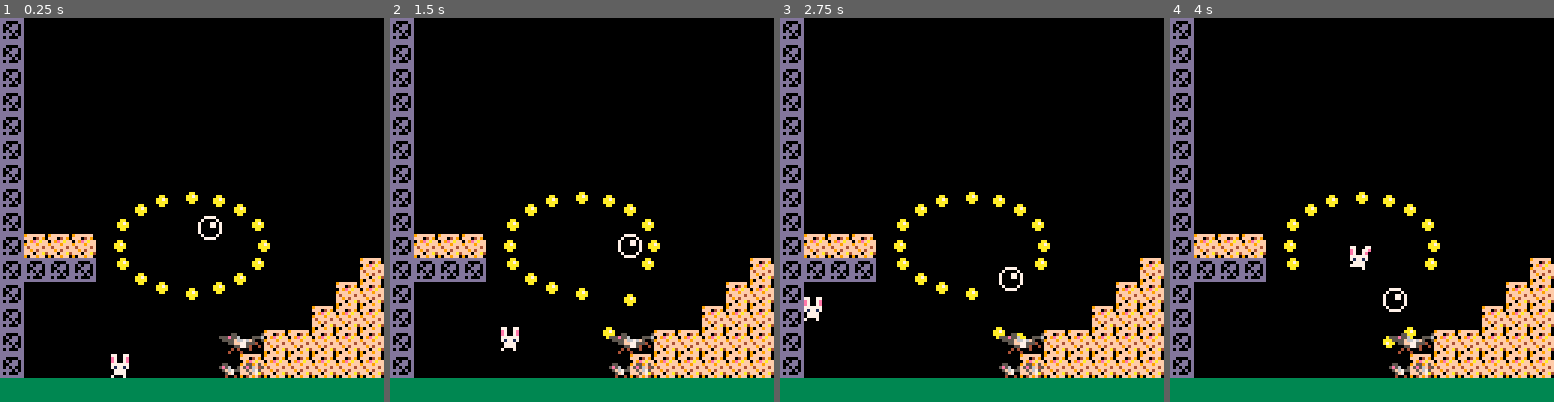
Above: before the commit, frames 1-4 (left to right).
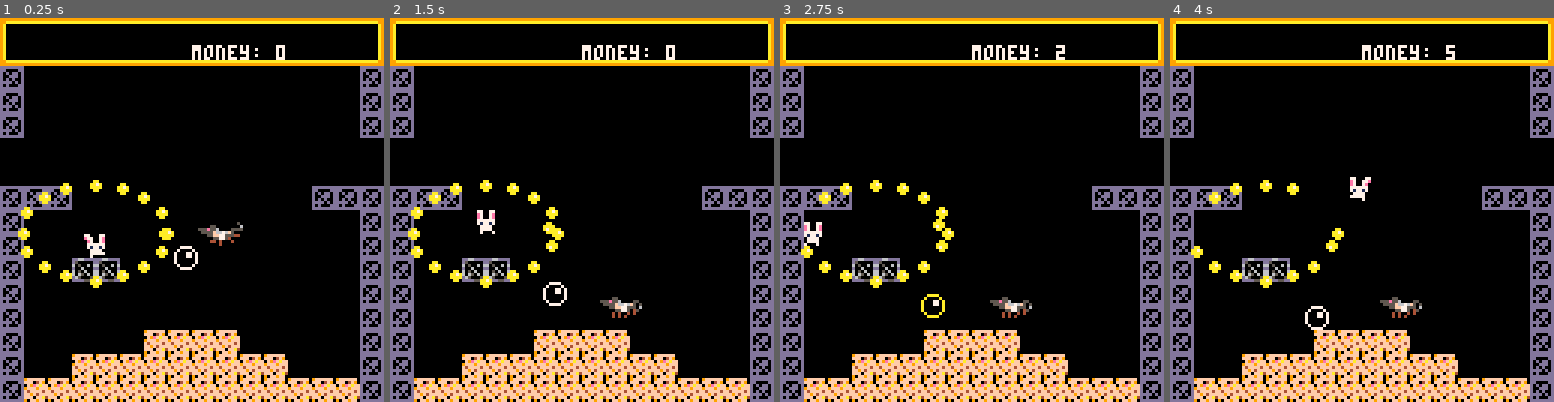
Above: after the commit, the same moments.

Repository: zvxr/shrimpkeeper
Game: PICO-8 cartridge shrimpkeeper.p8
Same seed, same stepped clock (60 frames per second), same inputs: the game is played once before the commit and once after it.
Inputs:
- Up to frame 1 (0.25 s): no input
- Up to frame 2 (1.5 s): tap X (X key) at 1.07 s
- Up to frame 3 (2.75 s): hold Left 1.97-2.37 s; tap X (X key) at 2.07, 2.4, 2.73 s
- Up to frame 4 (4 s): hold Right 2.87-3.53 s; tap X (X key) at 3.07, 3.4, 3.73 s

The runs differ from the first frame. In frame 1, 28% of the frame differs, in the area x 0-100%, y 0-100%; in frame 2, 28%; in frame 3, 28%; in frame 4, 27%.

Commit message:
add money and better physics/graphics

Diff:
--- a/ent.lua
+++ b/ent.lua
@@ -7,9 +7,7 @@
 -- returns the new ent table
 --
 -- common ent fields:
--- dx: horizontal speed in tiles/frame
--- z: height above the floor in tiles
--- dy: vertical swim speed
+-- dx,dy: speed in tiles/frame
 -- frame: current anim frame
 -- t: ticks alive / local timer
 -- grav: true if gravity applies
@@ -24,7 +22,6 @@
 		k = k,
 		x = x,
 		y = y,
-		z = 0,
 		dx = 0,
 		dy = 0,
 		frame = 0,
@@ -52,21 +49,15 @@
 
 function move_ent(a)
 	-- x,y: world position in tiles
-	-- z: height above the local floor
-	-- dy: upward speed; gravity lowers it
+	-- dy: vertical speed; gravity pulls down
 
-	if (a.grav) a.dy -= gravity
+	if (a.grav) a.dy += gravity
 
 	if not move_x(a,a.dx) then
 		a.dx *= -a.bounce
 	end
 
-	if not move_z(a,a.dy) then
-		a.dy *= -a.bounce
-	end
-
-	if (a.z < 0) then
-		a.z = 0
+	if not move_y(a,a.dy) then
 		a.dy *= -a.bounce
 	end
 
@@ -88,6 +79,6 @@
 
 function draw_ent(a)
 	local sx = (a.x * 8) - a.sw*4
-	local sy = flr(a.y/16)*128 + flr_y - a.z*8 - a.sh*8
+	local sy = (a.y * 8) - a.sh*4
 	spr(a.k + flr(a.frame)*a.fs, sx, sy, a.sw, a.sh)
 end
--- a/physics.lua
+++ b/physics.lua
@@ -1,4 +1,3 @@
-flr_y = 120
 gravity = 0.02
 
 -- flag 1: solid tile
@@ -6,13 +5,12 @@
 	return fget(mget(flr(tx),flr(ty)),1)
 end
 
-function solid_map(a,dx,dz)
-	local by=flr(a.y/16)*16+15-(a.z+dz)
+function solid_map(a,dx,dy)
 	return
-		solid(a.x+dx-a.w,by-a.h*2) or
-		solid(a.x+dx+a.w,by-a.h*2) or
-		solid(a.x+dx-a.w,by) or
-		solid(a.x+dx+a.w,by)
+		solid(a.x+dx-a.w,a.y+dy-a.h) or
+		solid(a.x+dx+a.w,a.y+dy-a.h) or
+		solid(a.x+dx-a.w,a.y+dy+a.h) or
+		solid(a.x+dx+a.w,a.y+dy+a.h)
 end
 
 -- true if [a] will hit another
@@ -30,11 +28,11 @@
 				flr(a.y/16)==flr(a2.y/16) then
 
 			local x=(a.x+dx) - a2.x
-			local z=(a.z+dy) - a2.z
+				local y=(a.y+dy) - a2.y
 
-			if ((abs(x) < (a.w+a2.w)) and
-					 (abs(z) < (a.h+a2.h)))
-			then
+				if ((abs(x) < (a.w+a2.w)) and
+					 (abs(y) < (a.h+a2.h)))
+				then
 
 				-- moving together?
 					-- this allows ents to
@@ -61,11 +59,11 @@
 
 				-- along y
 
-				if (dy != 0 and abs(z) <
-					   abs(a.z-a2.z)) then
-					v=abs(a.dy)>abs(a2.dy) and
-					  a.dy or a2.dy
-					a.dy,a2.dy = v,v
+					if (dy != 0 and abs(y) <
+						   abs(a.y-a2.y)) then
+						v=abs(a.dy)>abs(a2.dy) and
+						  a.dy or a2.dy
+						a.dy,a2.dy = v,v
 
 					local ca=
 					 collide_ent(a,a2) or
@@ -94,15 +92,15 @@
 	return true
 end
 
-function move_z(a,dz)
-	local s=sgn(dz)/8
-	while abs(dz)>0 do
-		local d=abs(dz)<1/8 and dz or s
+function move_y(a,dy)
+	local s=sgn(dy)/8
+	while abs(dy)>0 do
+		local d=abs(dy)<1/8 and dy or s
 		if solid_map(a,0,d) or solid_ent(a,0,d) then
 			return false
 		end
-		a.z += d
-		dz -= d
+		a.y += d
+		dy -= d
 	end
 	return true
 end
@@ -118,6 +116,7 @@
 	-- player collects treasure
 	if (a1==pl and a2.k==35) then
 		del(ent,a2)
+		pl.money+=1
 		sfx(3)
 		return true
 	end
--- a/player.lua
+++ b/player.lua
@@ -3,6 +3,6 @@
 	local lift = 0.36
 	if (btn(0)) pl.dx -= accel
 	if (btn(1)) pl.dx += accel
-	if (btnp(5)) pl.dy += lift
+	if (btnp(5)) pl.dy -= lift
 
 end
--- a/shrimpkeeper.p8
+++ b/shrimpkeeper.p8
@@ -27,27 +27,28 @@
 	room_y=flr(pl.y/16)
 	camera(room_x*128,room_y*128)
 	map(room_x*16,room_y*16,room_x*128,room_y*128,16,16)
-	rectfill(room_x*128,room_y*128+flr_y,room_x*128+127,room_y*128+127,3)
 	foreach(ent,draw_ent)
+	camera()
+	print("money: "..pl.money,64,9,7)
 end
 
 __gfx__
-000000003bbbbbb79ffffff0dddddddd0000000000ccc70000ccc70000ccc70000ccc70000000000000000000000000000000000000000000000000000000000
-000000003000000bfff04f90dd0000dd101110100cccccc00cccccc00cccccc00cccccc000000000000000000000000000000000000000000000000000000000
-000000003000070b0f9efaffd0d0dd0d000000000cffffc00cffffc00cffffc00cffffc000000000000000000000000000000000000000000000000000000000
-000000003000000b9fff9fffd00ddd0d000000000c5ff5c00c5ff5c00c5ff5c00c5ff5c000000000000000000000000000000000000000000000000000000000
-000000003000000bf4ffff4fd0d0d00d000000000cffffc00cffffcc0cffffc0ccffffc000000000000000000000000000000000000000000000000000000000
-000000003000000bff9f4fffdddd0d0d00101101ccccccccccccccc0cccccccc0ccccccc00000000000000000000000000000000000000000000000000000000
-000000003000000bfff0ffa4d0d000dd000000000cccccc00cccccc00cccccc00cccccc000000000000000000000000000000000000000000000000000000000
-000000001111111190ff9ff0dddddddd000000000c0000c0c00000c00c0000c00c00000c00000000000000000000000000000000000000000000000000000000
-aaaaaaaa00ffff0000ffff0000000000000000000770077077000770077007700770007700000000000000000000000000000000000000000000000000000000
-a000000a00dffd0000dffd0000000000000000000e7007e0e77007e00e7007e00e70077e00000000000000000000000000000000000000000000000000000000
-a000000a00ffff0000ffff0000000000000000000e7007e00e7007e00e7007e00e7007e000000000000000000000000000000000000000000000000000000000
-a000000a0882288ff882288000000000000000000777777007777770077777700777777000000000000000000000000000000000000000000000000000000000
-a000000af08228000082280f00000000000000000717717007177170071771700717717000000000000000000000000000000000000000000000000000000000
-a000000a008558000085580000000000000000000077770000777700007777000077770000000000000000000000000000000000000000000000000000000000
-a000000a005005000500005000000000000000000077770000777770007777000777770000000000000000000000000000000000000000000000000000000000
-aaaaaaaa066006606600006600000000000000000700070000700000007000700000070000000000000000000000000000000000000000000000000000000000
+000000009999999999999999999999990000000000ccc70000ccc70000ccc70000ccc700dddddddddd66dddd0000000000000000000000000000000000000000
+0000000099aaaaaaaaaaaaaaaaaaaa99101110100cccccc00cccccc00cccccc00cccccc0dd0000ddd500000d0000000000000000000000000000000000000000
+000000009a00000000000000000000a9000000000cffffc00cffffc00cffffc00cffffc0d0d0dd0d605006060000000000000000000000000000000000000000
+000000009a00000000000000000000a9000000000c5ff5c00c5ff5c00c5ff5c00c5ff5c0d00ddd0dd006000d0000000000000000000000000000000000000000
+000000009a00000000000000000000a9000000000cffffc00cffffcc0cffffc0ccffffc0d0d0d00d605060060000000000000000000000000000000000000000
+000000009a00000000000000000000a900101101ccccccccccccccc0cccccccc0cccccccdddd0d0d606506060000000000000000000000000000000000000000
+000000009a00000000000000000000a9000000000cccccc00cccccc00cccccc00cccccc0d0d000ddd65000560000000000000000000000000000000000000000
+000000009a00000000000000000000a9000000000c0000c0c00000c00c0000c00c00000cdddddddddddd55dd0000000000000000000000000000000000000000
+000000009a00000000000000000000a900000000077007707700077007700770077000779ffffff0000000000000000000000000000000000000000000000000
+000000009a00000000000000000000a9000000000e7007e0e77007e00e7007e00e70077efff04f90000000000000000000000000000000000000000000000000
+000000009a00000000000000000000a9000000000e7007e00e7007e00e7007e00e7007e00f9efaff000000000000000000000000000000000000000000000000
+000000009a00000000000000000000a900000000077777700777777007777770077777709fff9fff000000000000000000000000000000000000000000000000
+000000009a00000000000000000000a90000000007177170071771700717717007177170f4ffff4f000000000000000000000000000000000000000000000000
+000000009a00000000000000000000a90000000000777700007777000077770000777700ff9f4fff000000000000000000000000000000000000000000000000
+0000000099aaaaaaaaaaaaaaaaaaaa990000000000777700007777700077770007777700fff0ffa4000000000000000000000000000000000000000000000000
+00000000999999999999999999999999000000000700070000700000007000700000070090ff9ff0000000000000000000000000000000000000000000000000
 0000000000aaaa000077770000000000000000000000000000000000000000000000000000000000000000500000000000000000000000000000000000000000
 000000000a0000a00700007000000000000000000000055000000005000005500000005000000550000000060000055000000000000000000000000000000000
 00000000a000770a70007707000aa000000aa0000555e556000055560555e556000055600555e556000055550555e55600005500000000000000000000000000
@@ -195,43 +196,27 @@
 
 
 __gff__
-0002020200000000000000000000000000000000000000000000000000000000000000000000000000000000000000000000000000000000000000000000000000000000000000000000000000000000000000000000000000000000000000000000000000000000000000000000000000000000000000000000000000000000
+0003030300000000000202000000000000030303000000000002000000000000000000000000000000000000000000000000000000000000000000000000000000000000000000000000000000000000000000000000000000000000000000000000000000000000000000000000000000000000000000000000000000000000
 0000000000000000000000000000000000000000000000000000000000000000000000000000000000000000000000000000000000000000000000000000000000000000000000000000000000000000000000000000000000000000000000000000000000000000000000000000000000000000000000000000000000000000
 __map__
-0202020202020202020202020202020202020202020202020202020202020202000000000000000000000000000000000000000000000000000000000000000000000000000000000000000000000000000000000000000000000000000000000000000000000000000000000000000000000000000000000000000000000000
-0200000000000000000400000000000202000000000000000000000000000002000000000000000000000000000000000000000000000000000000000000000000000000000000000000000000000000000000000000000000000000000000000000000000000000000000000000000000000000000000000000000000000000
-0200000202000003000000000004000202000000000000000004040000000002000000000000000000000000000000000000000000000000000000000000000000000000000000000000000000000000000000000000000000000000000000000000000000000000000000000000000000000000000000000000000000000000
-0300000202000004000000000000000202000000000000000000000000000002000000000000000000000000000000000000000000000000000000000000000000000000000000000000000000000000000000000000000000000000000000000000000000000000000000000000000000000000000000000000000000000000
-0200000000000000000000000404000202000000040000000000000000000002000000000000000000000000000000000000000000000000000000000000000000000000000000000000000000000000000000000000000000000000000000000000000000000000000000000000000000000000000000000000000000000000
-0200000000040000000000000000000202000000000000000000000000000002000000000000000000000000000000000000000000000000000000000000000000000000000000000000000000000000000000000000000000000000000000000000000000000000000000000000000000000000000000000000000000000000
-0200000000000400000000000000000202000000000002020202000000000002000000000000000000000000000000000000000000000000000000000000000000000000000000000000000000000000000000000000000000000000000000000000000000000000000000000000000000000000000000000000000000000000
-0200000000000000000400000000000000000000000002020202000000040002000000000000000000000000000000000000000000000000000000000000000000000000000000000000000000000000000000000000000000000000000000000000000000000000000000000000000000000000000000000000000000000000
-0304000000000000000000000000000000000000000002020202000400000002000000000000000000000000000000000000000000000000000000000000000000000000000000000000000000000000000000000000000000000000000000000000000000000000000000000000000000000000000000000000000000000000
-0200000000000000000400000000000202000000000002020202000000000002000000000000000000000000000000000000000000000000000000000000000000000000000000000000000000000000000000000000000000000000000000000000000000000000000000000000000000000000000000000000000000000000
-0200000000000000000000000000000202000000000000000000000000000002000000000000000000000000000000000000000000000000000000000000000000000000000000000000000000000000000000000000000000000000000000000000000000000000000000000000000000000000000000000000000000000000
-0200000400000000000000000000000202000404040000000000000000000002000000000000000000000000000000000000000000000000000000000000000000000000000000000000000000000000000000000000000000000000000000000000000000000000000000000000000000000000000000000000000000000000
-0300020200000000000000000202000202000000000000000000000000000002000000000000000000000000000000000000000000000000000000000000000000000000000000000000000000000000000000000000000000000000000000000000000000000000000000000000000000000000000000000000000000000000
-0200020200000000040000000202000202000000000004040000000000000002000000000000000000000000000000000000000000000000000000000000000000000000000000000000000000000000000000000000000000000000000000000000000000000000000000000000000000000000000000000000000000000000
-0200000000000000000000000000000202000000000000000000000000000002000000000000000000000000000000000000000000000000000000000000000000000000000000000000000000000000000000000000000000000000000000000000000000000000000000000000000000000000000000000000000000000000
-0202020202020302020202030202020202020202020200000000020202020202000000000000000000000000000000000000000000000000000000000000000000000000000000000000000000000000000000000000000000000000000000000000000000000000000000000000000000000000000000000000000000000000
-0300000000000000000000000000000002020202020200000000020202020202000000000000000000000000000000000000000000000000000000000000000000000000000000000000000000000000000000000000000000000000000000000000000000000000000000000000000000000000000000000000000000000000
-0300000000000000000000000000000002000000000000000000000000000002000000000000000000000000000000000000000000000000000000000000000000000000000000000000000000000000000000000000000000000000000000000000000000000000000000000000000000000000000000000000000000000000
-0300000000000000000000000000000002000000000000000000000404000002000000000000000000000000000000000000000000000000000000000000000000000000000000000000000000000000000000000000000000000000000000000000000000000000000000000000000000000000000000000000000000000000
-0300000000000000000000000000000002000000000000000100000000000002000000000000000000000000000000000000000000000000000000000000000000000000000000000000000000000000000000000000000000000000000000000000000000000000000000000000000000000000000000000000000000000000
-0300000000000000000000000000000002000000000000040400000000000002000000000000000000000000000000000000000000000000000000000000000000000000000000000000000000000000000000000000000000000000000000000000000000000000000000000000000000000000000000000000000000000000
-0300000000000000000000000000000002000000000000000000000000000002000000000000000000000000000000000000000000000000000000000000000000000000000000000000000000000000000000000000000000000000000000000000000000000000000000000000000000000000000000000000000000000000
-0300000000000000000000000000000003000000000000000000000004000002000000000000000000000000000000000000000000000000000000000000000000000000000000000000000000000000000000000000000000000000000000000000000000000000000000000000000000000000000000000000000000000000
-0300000000000000000000000000000002000000000100000000010000000002000000000000000000000000000000000000000000000000000000000000000000000000000000000000000000000000000000000000000000000000000000000000000000000000000000000000000000000000000000000000000000000000
-0300000000000000000000000000000000000000000000000000000000000002000000000000000000000000000000000000000000000000000000000000000000000000000000000000000000000000000000000000000000000000000000000000000000000000000000000000000000000000000000000000000000000000
-0302020200000000000000000000000000000000000000010000000000000002000000000000000000000000000000000000000000000000000000000000000000000000000000000000000000000000000000000000000000000000000000000000000000000000000000000000000000000000000000000000000000000000
-0303030300000000000000000000000202000004040000000000000000000002000000000000000000000000000000000000000000000000000000000000000000000000000000000000000000000000000000000000000000000000000000000000000000000000000000000000000000000000000000000000000000000000
-0300000000000000000000000000020202000000040000000000000004000002000000000000000000000000000000000000000000000000000000000000000000000000000000000000000000000000000000000000000000000000000000000000000000000000000000000000000000000000000000000000000000000000
-0300000000000000000000000002020202000000000000000000000000000002000000000000000000000000000000000000000000000000000000000000000000000000000000000000000000000000000000000000000000000000000000000000000000000000000000000000000000000000000000000000000000000000
-0300000000000000000000020202020202000000000000000000040000000002000000000000000000000000000000000000000000000000000000000000000000000000000000000000000000000000000000000000000000000000000000000000000000000000000000000000000000000000000000000000000000000000
-0300000000000000000002020202020202000000000000000000000000000002000000000000000000000000000000000000000000000000000000000000000000000000000000000000000000000000000000000000000000000000000000000000000000000000000000000000000000000000000000000000000000000000
-0302020202020202020202020202020102020202020202020202020202020202000000000000000000000000000000000000000000000000000000000000000000000000000000000000000000000000000000000000000000000000000000000000000000000000000000000000000000000000000000000000000000000000
-…(5 lines of a section not shown)…
+0102020202020202020202020202020301020202020202020202020202020203000000000000000000000000000000000000000000000000000000000000000000000000000000000000000000000000000000000000000000000000000000000000000000000000000000000000000000000000000000000000000000000000
+1112121212121212121212121212121311121212121212121212121212121213000000000000000000000000000000000000000000000000000000000000000000000000000000000000000000000000000000000000000000000000000000000000000000000000000000000000000000000000000000000000000000000000
+0900000000000000000000000000000909000000000000000000000000000009000000000000000000000000000000000000000000000000000000000000000000000000000000000000000000000000000000000000000000000000000000000000000000000000000000000000000000000000000000000000000000000000
+0900000000000000000000000000000909000000000000000000000000000009000000000000000000000000000000000000000000000000000000000000000000000000000000000000000000000000000000000000000000000000000000000000000000000000000000000000000000000000000000000000000000000000
+0900000000000000000000000000000909000000000000000000000000000009000000000000000000000000000000000000000000000000000000000000000000000000000000000000000000000000000000000000000000000000000000000000000000000000000000000000000000000000000000000000000000000000
+090000000a0a0000000000000000000000000000000000000000000000000000000000000000000000000000000000000000000000000000000000000000000000000000000000000000000000000000000000000000000000000000000000000000000000000000000000000000000000000000000000000000000000000000
+0900000000000000000000000000000000000000000000000000000000000000000000000000000000000000000000000000000000000000000000000000000000000000000000000000000000000000000000000000000000000000000000000000000000000000000000000000000000000000000000000000000000000000
+0900000000000000000000000009090909090900000000000000000000090909000000000000000000000000000000000000000000000000000000000000000000000000000000000000000000000000000000000000000000000000000000000000000000000000000000000000000000000000000000000000000000000000
+0900000000000000000000000000000909000000000000000000000000000009000000000000000000000000000000000000000000000000000000000000000000000000000000000000000000000000000000000000000000000000000000000000000000000000000000000000000000000000000000000000000000000000
+0900000000000000000000000000000909000000000000000000000000000009000000000000000000000000000000000000000000000000000000000000000000000000000000000000000000000000000000000000000000000000000000000000000000000000000000000000000000000000000000000000000000000000
+091919190000000000000000000000090900000a0a0000000000000000000009000000000000000000000000000000000000000000000000000000000000000000000000000000000000000000000000000000000000000000000000000000000000000000000000000000000000000000000000000000000000000000000000
+0909090900000000000000000000000909000000000000000000000000000009000000000000000000000000000000000000000000000000000000000000000000000000000000000000000000000000000000000000000000000000000000000000000000000000000000000000000000000000000000000000000000000000
+0900000000000000000000000000000909000000000000000000000000000009000000000000000000000000000000000000000000000000000000000000000000000000000000000000000000000000000000000000000000000000000000000000000000000000000000000000000000000000000000000000000000000000
+0900000000000000000000001919190909000000000019191919000000000009000000000000000000000000000000000000000000000000000000000000000000000000000000000000000000000000000000000000000000000000000000000000000000000000000000000000000000000000000000000000000000000000
+0900000000000000000019191919190909000019191919191919191900000009000000000000000000000000000000000000000000000000000000000000000000000000000000000000000000000000000000000000000000000000000000000000000000000000000000000000000000000000000000000000000000000000
+0919191919191919191919191919190909191919191919191919191919191909000000000000000000000000000000000000000000000000000000000000000000000000000000000000000000000000000000000000000000000000000000000000000000000000000000000000000000000000000000000000000000000000
+…(5 lines of a section not shown)…
--- a/spawn.lua
+++ b/spawn.lua
@@ -4,13 +4,13 @@
 	-- create some ents
 
 	-- make player
-	pl = make_ent(21,5,30)
+	pl = make_ent(21,20,9)
 	pl.frames=4
 	pl.bounce=0
+	pl.money=0
 
 	-- bouncy ball
-	local ball = make_ent(33,8.5,30)
-	ball.z=6
+	local ball = make_ent(33,23.5,9)
 	ball.dx=0.05
 	ball.dy=0.05
 	ball.friction=0.02
@@ -19,13 +19,12 @@
 	-- treasure
 
 	for i=0,16 do
-		a = make_ent(35,8+cos(i/16)*3,30)
-		a.z=5+sin(i/16)*2
+		a = make_ent(35,20+cos(i/16)*3,9+sin(i/16)*2)
 		a.grav=false
 		a.w=0.25 a.h=0.25
 	end
 
-	shrimp = make_ent(37,10,30)
+	shrimp = make_ent(37,25,9)
 	shrimp.frames=4
 	shrimp.fs=2
 	shrimp.sw=2
